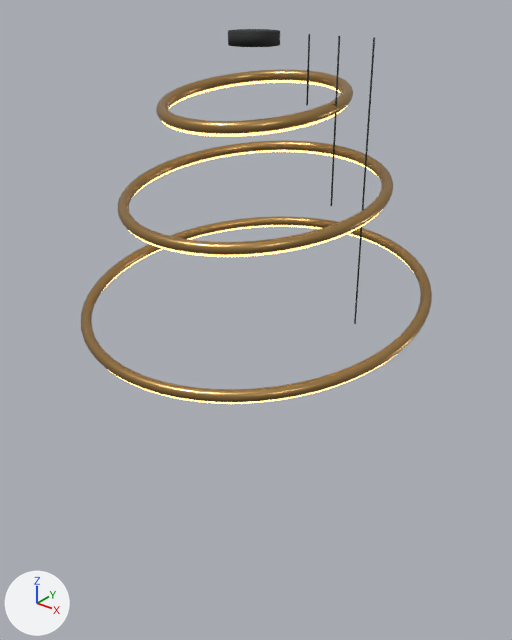
The glTF model models/furniture/bl_ring_pendant.glb, before and after one commit.
The view is the same before and after, from a camera (50 mm lens) standing at (1.1, -1.367, 0.114) and looking at (0.018, -0.016, -0.724). The lights are fixed; the arrows at lower left show +X, +Y and +Z. The older version comes first. Where no turn or scale is listed for an object, it has been applied to the vertices.

In view in the first picture: 'canopy', 'ring', 'ring.001', 'ring.002', 'ringLed', 'ringLed.001', 'ringLed.002' and 3 more.
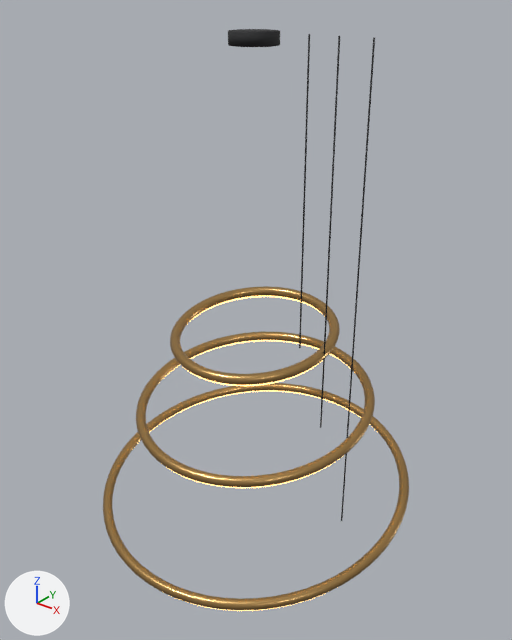
Where the newer file only moved an object's origin or applied its transform, the numbers keep the older frame.

Location of each change, [x1, y1, x2, y2] in pixels of the pictures (512 x 640 px):
'ring', moved
    before: [81, 216, 432, 402]
    after: [103, 383, 409, 610]
'ring.001', moved
    before: [118, 140, 393, 255]
    after: [136, 332, 375, 487]
'ring.002', moved
    before: [156, 70, 353, 134]
    after: [170, 286, 340, 385]
'ringLed.001', moved
    before: [129, 150, 383, 257]
    after: [158, 340, 351, 488]
'ringLed.002', moved
    before: [162, 80, 347, 137]
    after: [182, 296, 323, 386]
'ringLed', moved (mostly hidden afterwards)
    before: [103, 225, 414, 404]
    after: [149, 390, 370, 611]

Edits to the bpy script that builds the scene:
```text
Change ob_ring:
    ob_ring.location: (0.0, 0.0, -0.65) -> (0.0, 0.0, -1.27)
Change ob_ring_001:
    ob_ring_001.location: (0.0, 0.0, -0.37) -> (0.0, 0.0, -0.99)
Change ob_ring_002:
    ob_ring_002.location: (0.0, 0.0, -0.15) -> (0.0, 0.0, -0.77)
Change ob_ringled:
    ob_ringled.location: (0.0, 0.0, -0.662) -> (0.0, 0.0, -1.282)
Change ob_ringled_001:
    ob_ringled_001.location: (0.0, 0.0, -0.382) -> (0.0, 0.0, -1.002)
Change ob_ringled_002:
    ob_ringled_002.location: (0.0, 0.0, -0.162) -> (0.0, 0.0, -0.782)
```
